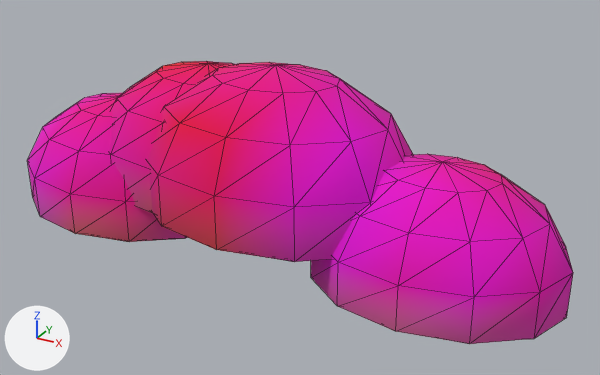
The glTF model ArtSource/Exports/Environment/Cloud_02.glb as it was, and as the next commit left it.
The view is the same before and after, from a camera (50 mm lens) standing at (3.71, -5.98, 3.57) and looking at (0.44, -0.02, 0.59). Every picture has the same lights, and +X, +Y and +Z are marked at lower left. The older version comes first. Mesh edges are drawn as thin lines.

Objects in the first picture: 'Cloud_02'.
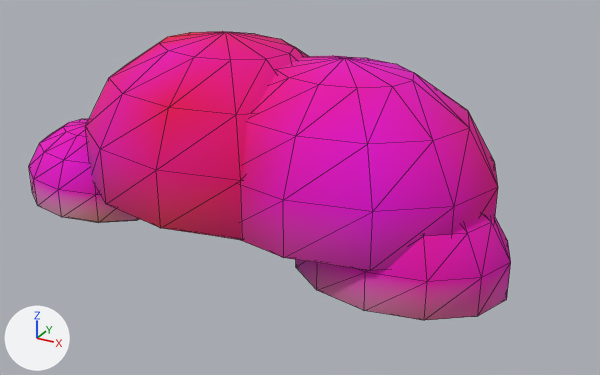
What differs and where, as boxes (x1, y1, x2, y2) in the pictures (600 x 375 px; the box of a moved part takes in the faces that stretch with it):
'Cloud_02', reshaped, recoloured (12% narrower)
    before: (27, 61, 573, 344)
    after: (29, 31, 511, 320)
part 1 of me_cloud_02, moved or reshaped
    before: (27, 93, 188, 242)
    after: (29, 119, 140, 223)
part 2 of me_cloud_02, moved or reshaped
    before: (110, 61, 234, 213)
    after: (85, 31, 308, 240)
part 3 of me_cloud_02, moved or reshaped
    before: (147, 62, 413, 262)
    after: (240, 56, 498, 271)
part 4 of me_cloud_02, moved or reshaped
    before: (311, 154, 573, 344)
    after: (296, 215, 511, 320)
part 5 of me_cloud_02, recoloured
    before: (27, 61, 573, 344)
    after: (29, 31, 511, 320)

What the commit changed:
me_cloud_02 is used by ob_cloud_02; location (0.0, 0.0, 0.0).
me_cloud_02 had 296 vertices, 576 faces and spanned x -2.54..2.87, y -1.14..0.89, z 0.0..1.73.
me_cloud_02 now has 296 vertices, 576 faces and spans x -2.63..2.39, y -1.06..1.1, z 0.0..1.9.
me_cloud_02 part 1: the loose piece of 74 vertices spanning x -2.54..-0.34, y -0.94..0.71, z 0.0..1.18 is scaled about its middle by 0.724, then moved by (-0.39, 0.01, -0.16).
me_cloud_02 part 2: the loose piece of 74 vertices spanning x -1.68..0.62, y -0.84..0.89, z 0.35..1.59 is scaled about its middle by 1.25, then moved by (0.2, 0.0, 0.15).
me_cloud_02 part 3: the loose piece of 74 vertices spanning x -0.99..1.57, y -1.14..0.79, z 0.35..1.73 is scaled about its middle by 1.06, then moved by (0.54, 0.19, 0.04).
me_cloud_02 part 4: the loose piece of 74 vertices spanning x 0.71..2.87, y -1.01..0.61, z 0.0..1.16 is scaled about its middle by 0.863, then moved by (-0.34, 0.06, -0.08).
me_cloud_02 part 5: 576 faces centred in x -2.49..2.82, y -1.1..0.85, z 0.0..1.66 are repainted in the vertex colours; the middle colour goes from pink #ff00bd to pink #ff00c2.
